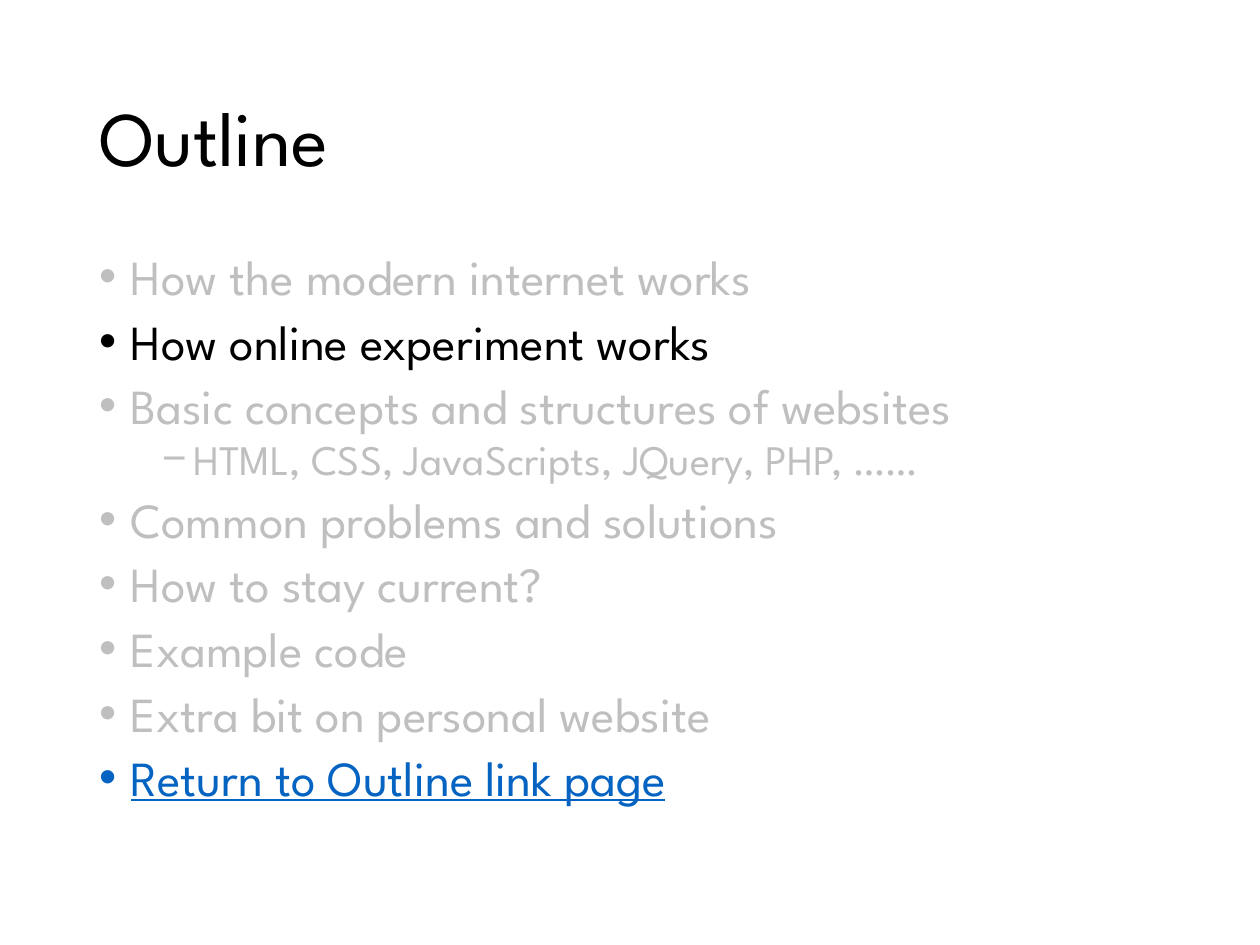
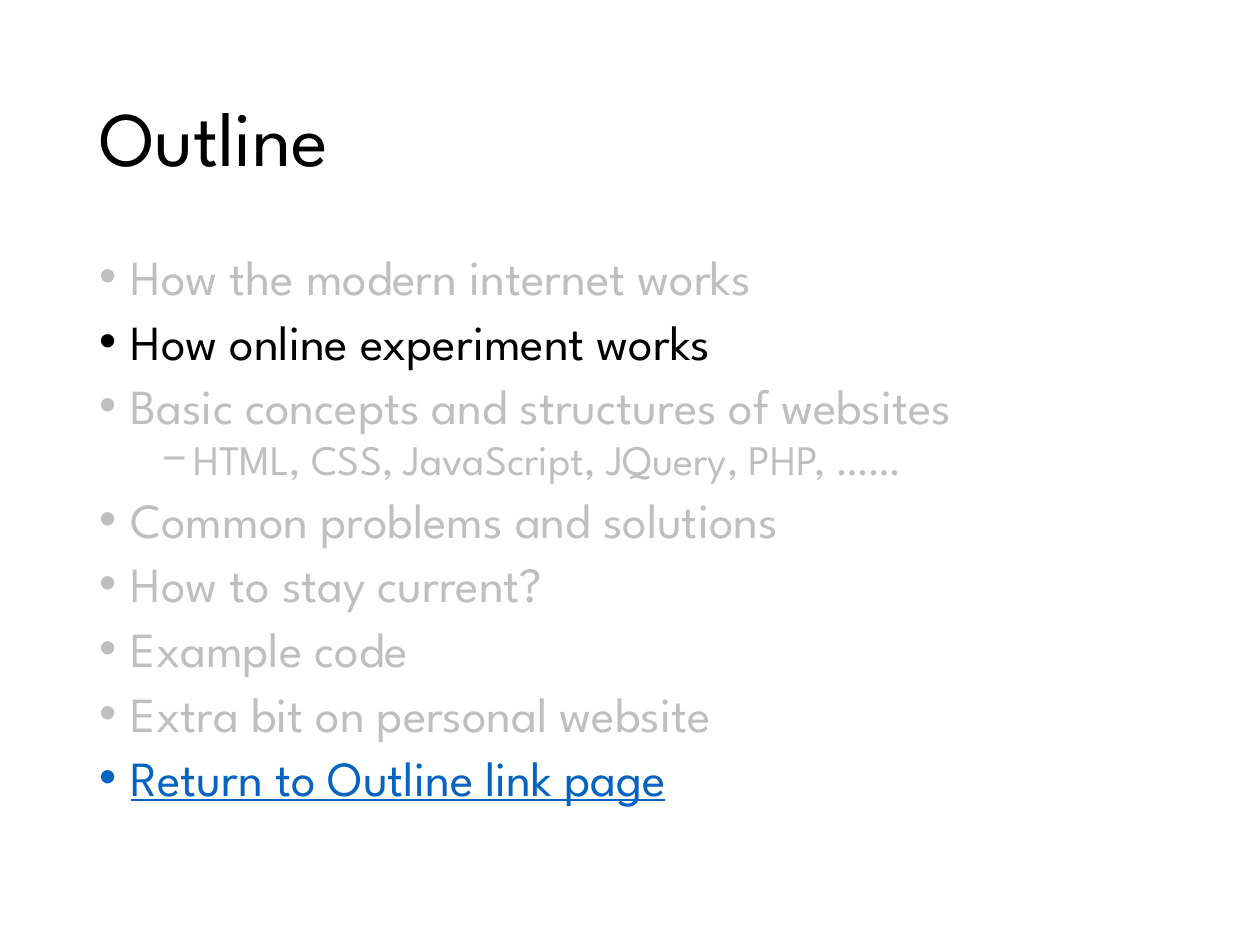
Before and after one commit to Yi-Chia-Chen/my-website, a slide deck: slide 74 of Files/Slides/Web Development_Yi-Chia Chen.pptx (slide 73 before the commit). Drawn at 1260x945 pixels with LibreOffice and Linux fonts; fonts in the diff are those of the drawing. Boxes give left, top, right and bottom in pixels: in the first picture for what was removed or moved away, otherwise in the second. Text is boxed around its words. In the diff, an @@ line names an element or a change of style, - is before the commit and + after.

```diff
--- a/Files/Slides/Web Development_Yi-Chia Chen.pptx
+++ b/Files/Slides/Web Development_Yi-Chia Chen.pptx
@@ text at [194,433,826,484]: text changed @@
-  − HTML, CSS, JavaScripts, JQuery, PHP, ……
+  − HTML, CSS, JavaScript, JQuery, PHP, ……
```
Also in this commit, not shown: 12 other slides changed, 2 slides added, 2 other files.
